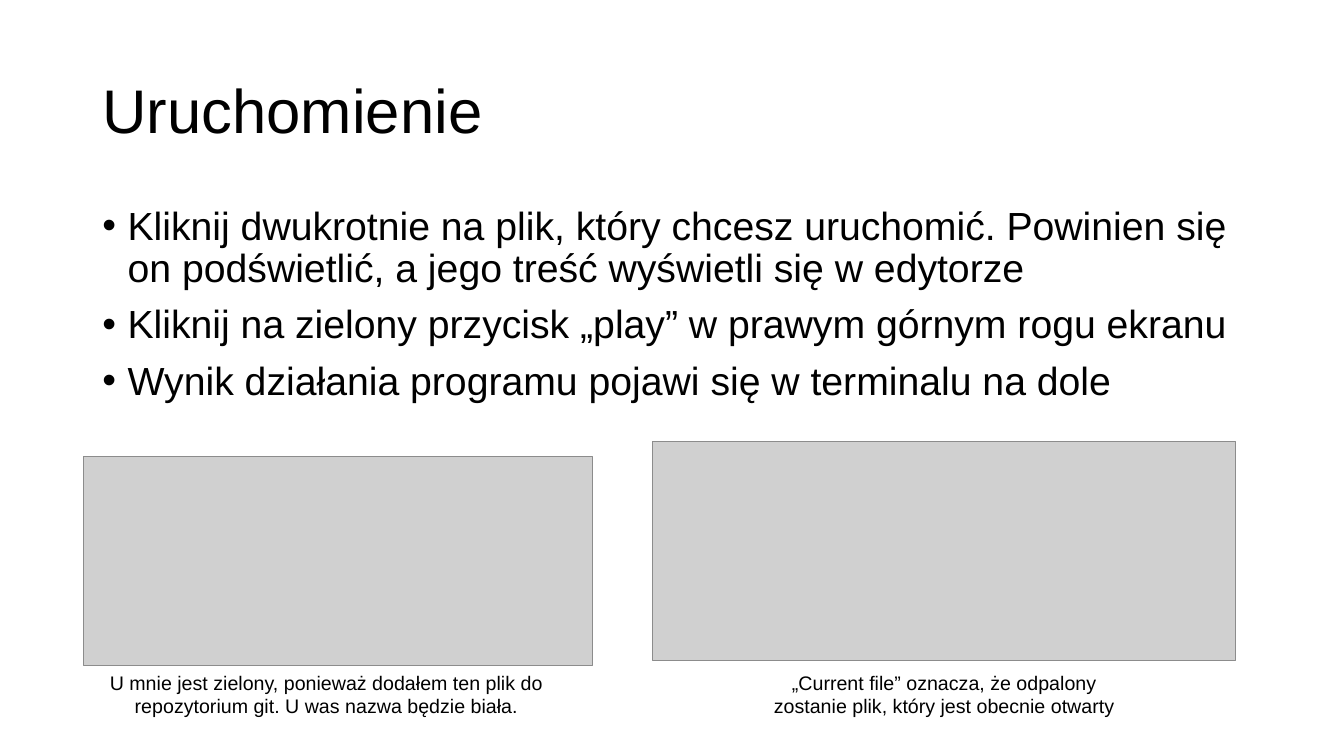
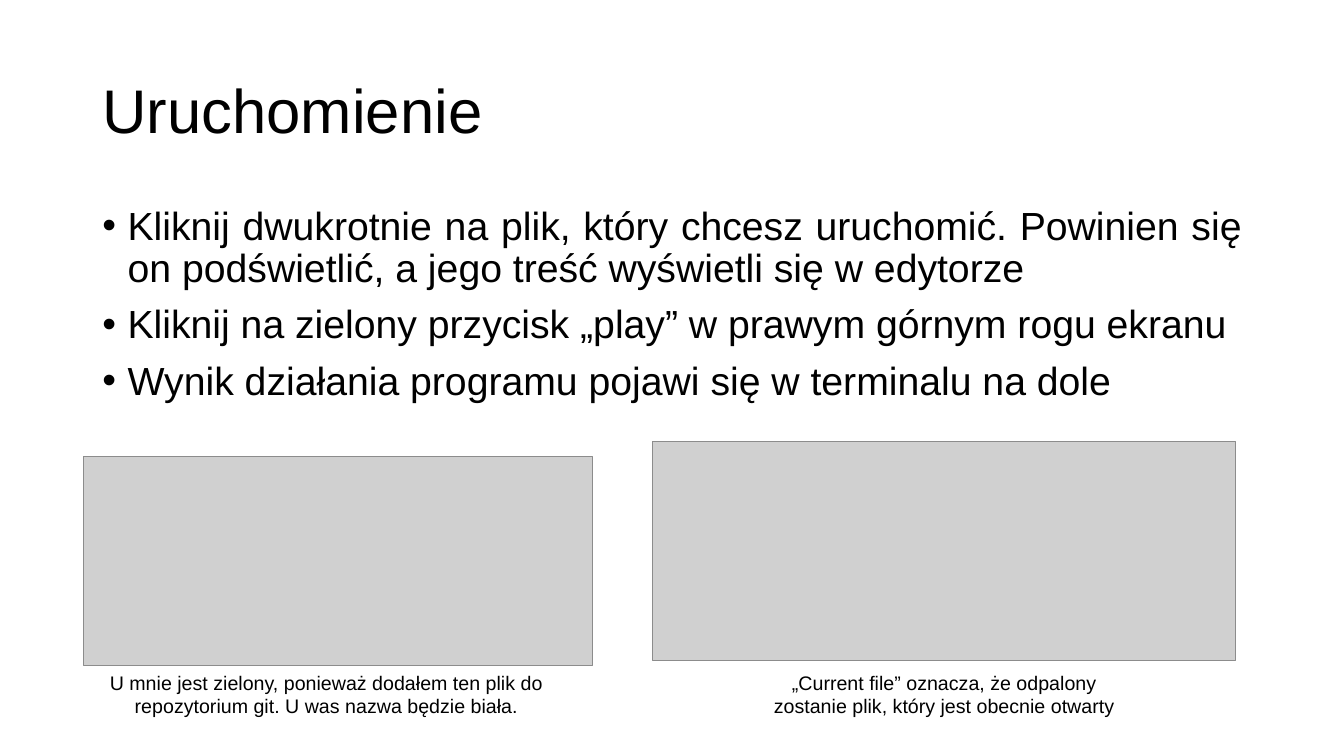
Before and after one commit to MikoStoro/ETI_Academy_Matura, a slide deck: slide 9 of prezentacje/prezentacja1.pptx. Drawn at 1344x756 pixels with LibreOffice and Linux fonts; fonts in the diff are those of the drawing; grey boxes stand for pictures; background and template pictures are left out. Boxes give left, top, right and bottom in pixels: in the first picture for what was removed or moved away, otherwise in the second. Text is boxed around its words. In the diff, an @@ line names an element or a change of style, - is before the commit and + after.

```diff
--- a/prezentacje/prezentacja1.pptx
+++ b/prezentacje/prezentacja1.pptx
@@ text "Kliknij dwukrotnie na plik, który ..." at [128,211,1241,403]: alignment left to justified @@
```
Also in this commit, not shown: 1 other slide changed, 8 slides added, 2 slides removed, 9 other files.
